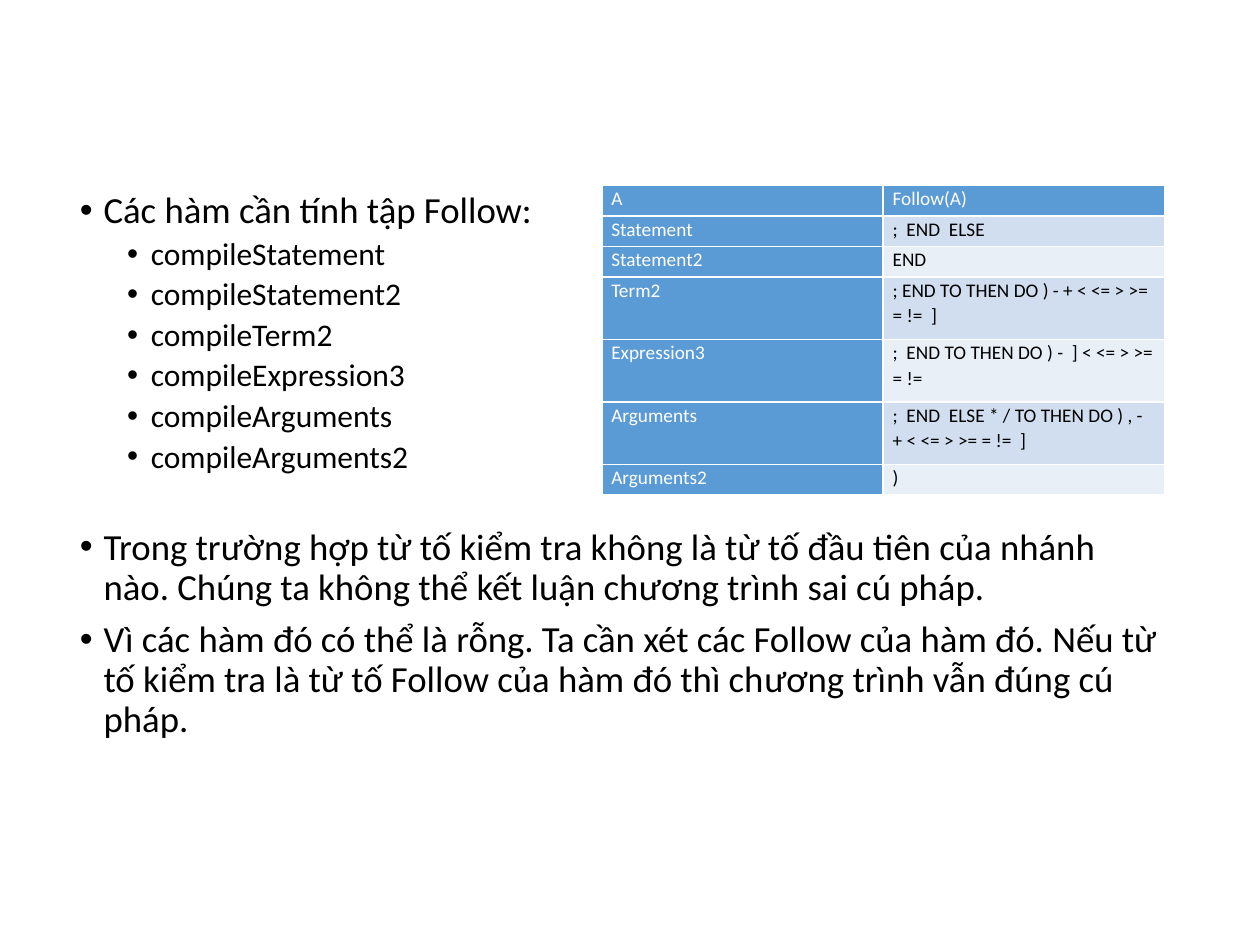
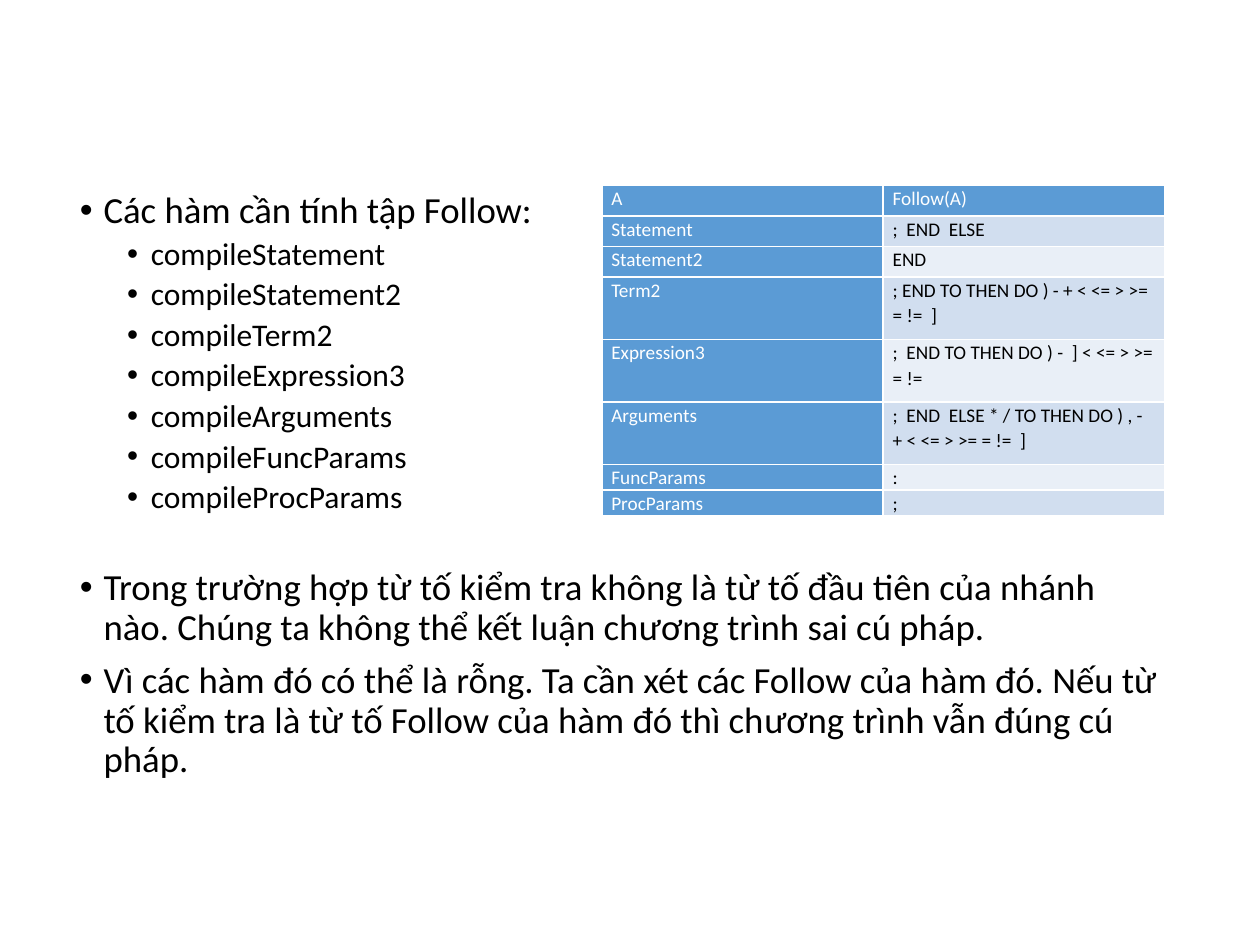
Before and after one commit to dangxuanvuong98/kpl-parser, a slide deck: slide 23 of BaoCao/Nhom3.pptx. Drawn at 1260x945 pixels with LibreOffice and Linux fonts; fonts in the diff are those of the drawing; background and template pictures are left out. Boxes give left, top, right and bottom in pixels: in the first picture for what was removed or moved away, otherwise in the second. Text is boxed around its words. In the diff, an @@ line names an element or a change of style, - is before the commit and + after.

Commit message:
Fix compilePara in report file

```diff
--- a/BaoCao/Nhom3.pptx
+++ b/BaoCao/Nhom3.pptx
@@ table at bbox=[602, 185, 1164, 514] @@
-row 7: Arguments2 | )
+row 7: FuncParams | :
+row 8: ProcParams | ;
@@ text at bbox=[151, 446, 407, 513]: text changed @@
-  • compileArguments2
+  • compileFuncParams
+  • compileProcParams
```
Also in this commit, not shown: 1 other slide changed.
